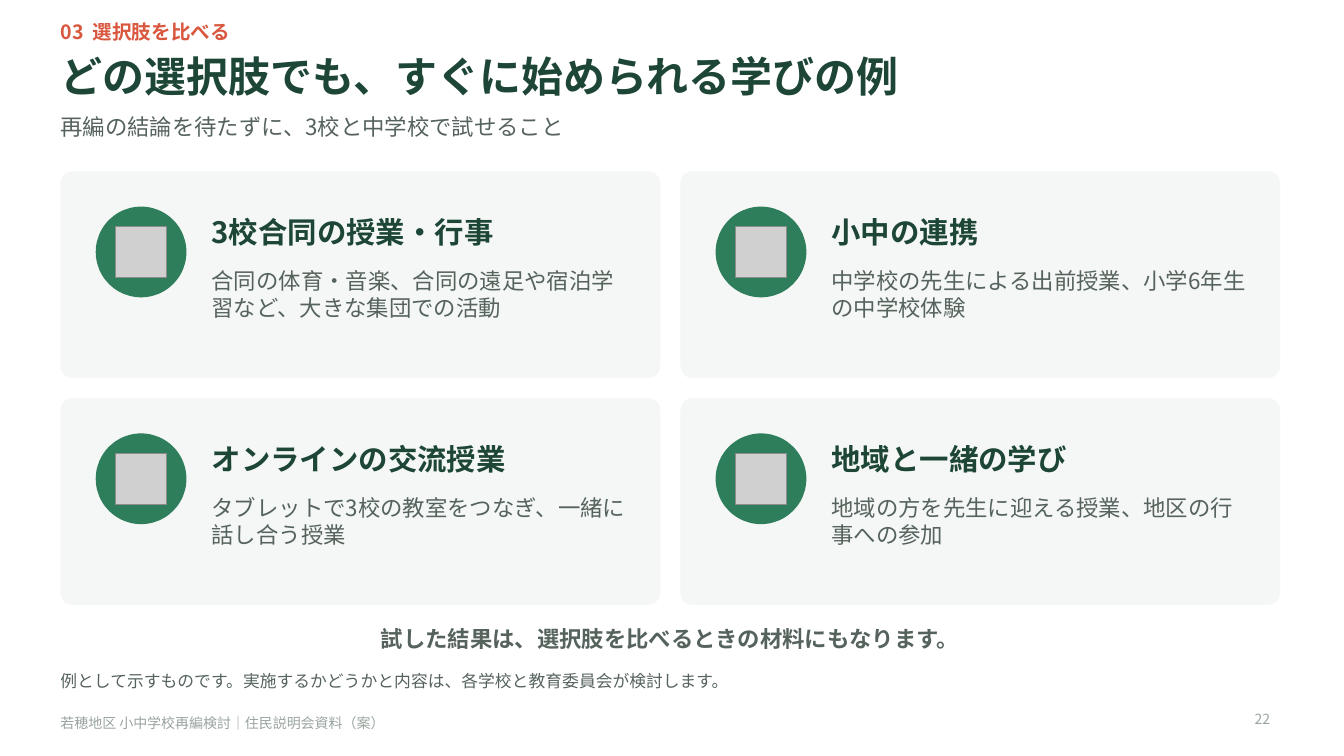
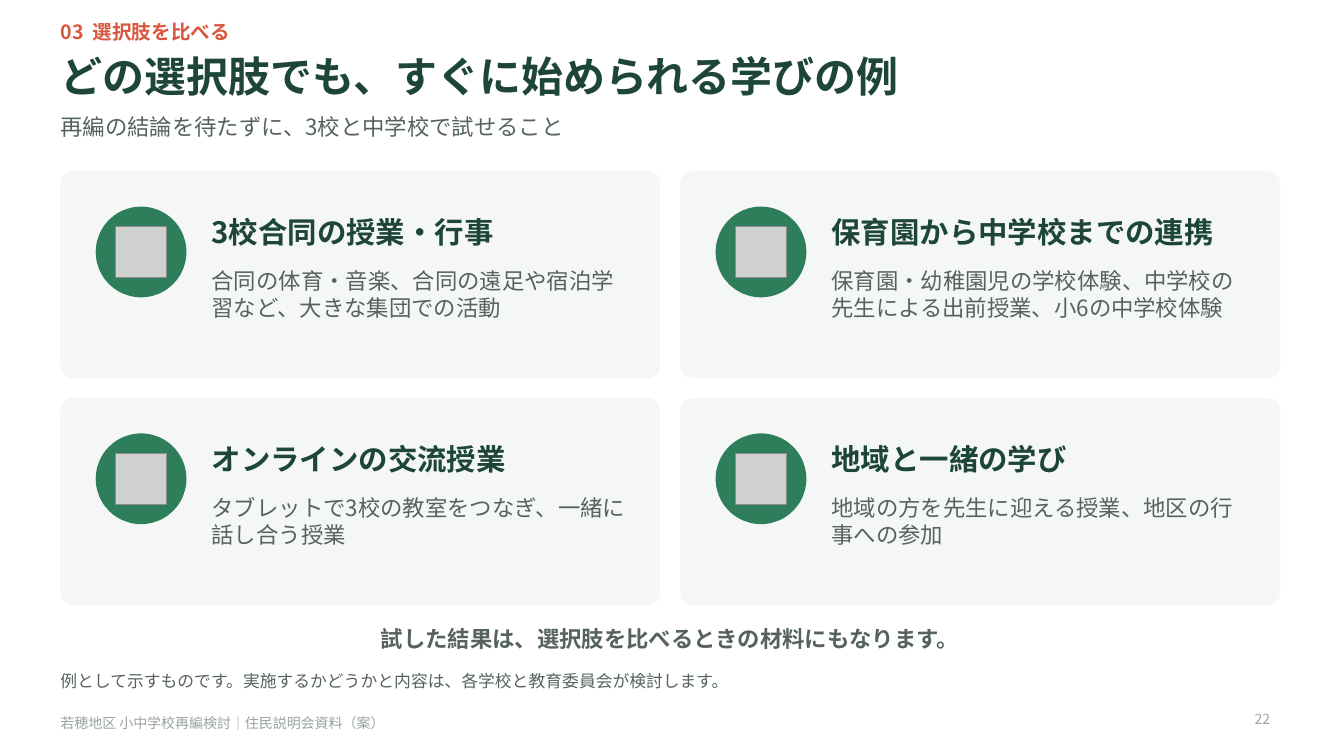
Before and after one commit to Masaki12008/GS, a slide deck: slide 22 of output/若穂地区_住民説明会資料_投影用.pptx. Drawn at 1344x756 pixels with LibreOffice and Linux fonts; fonts in the diff are those of the drawing; grey boxes stand for pictures. Boxes give left, top, right and bottom in pixels: in the first picture for what was removed or moved away, otherwise in the second. Text is boxed around its words. In the diff, an @@ line names an element or a change of style, - is before the commit and + after.

```diff
--- a/output/若穂地区_住民説明会資料_投影用.pptx
+++ b/output/若穂地区_住民説明会資料_投影用.pptx
@@ text at (832,217,1214,246): text changed @@
-小中の連携
+保育園から中学校までの連携
@@ text at (832,270,1234,318): text changed @@
-中学校の先生による出前授業、小学6年生の中学校体験
+保育園・幼稚園児の学校体験、中学校の先生による出前授業、小6の中学校体験
```
Also in this commit, not shown: 5 other slides changed, 11 other files.
